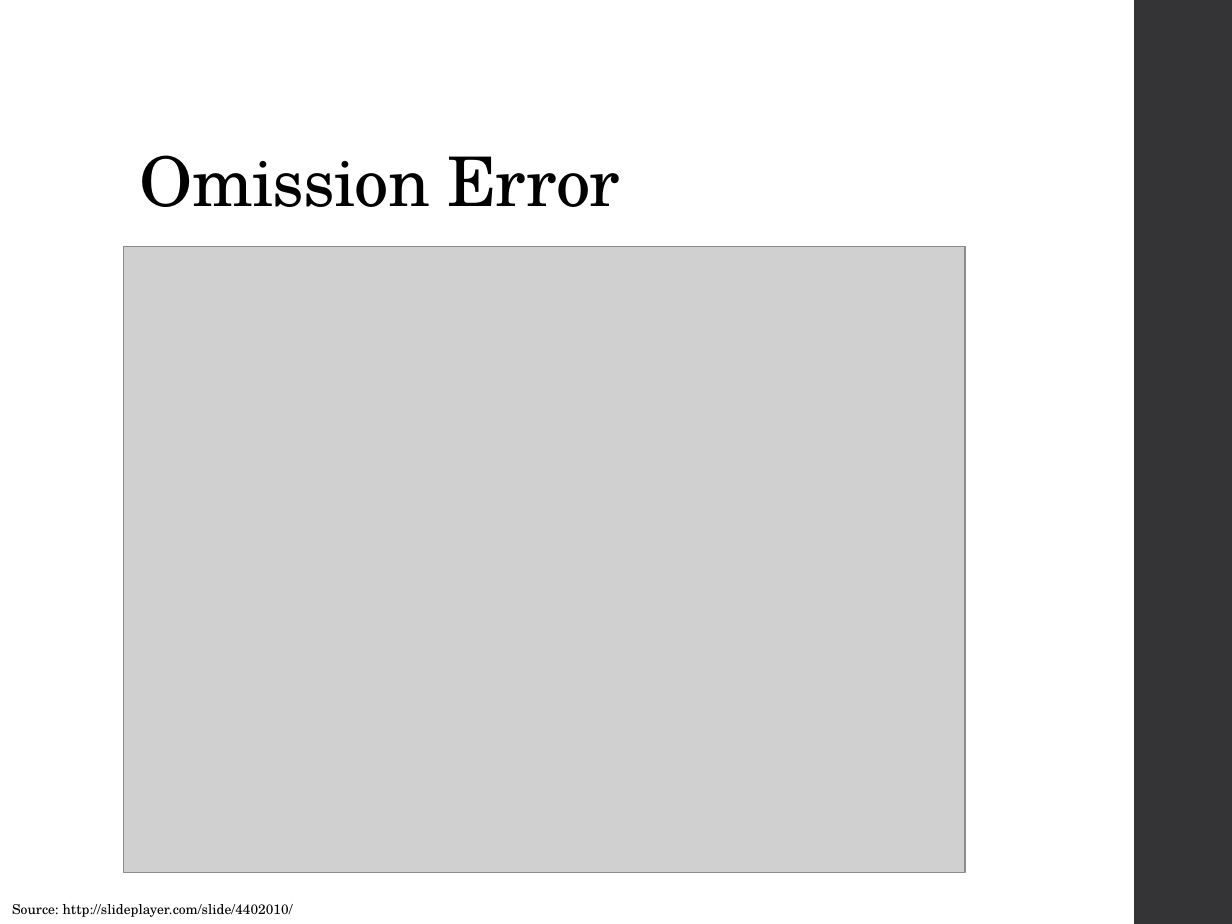
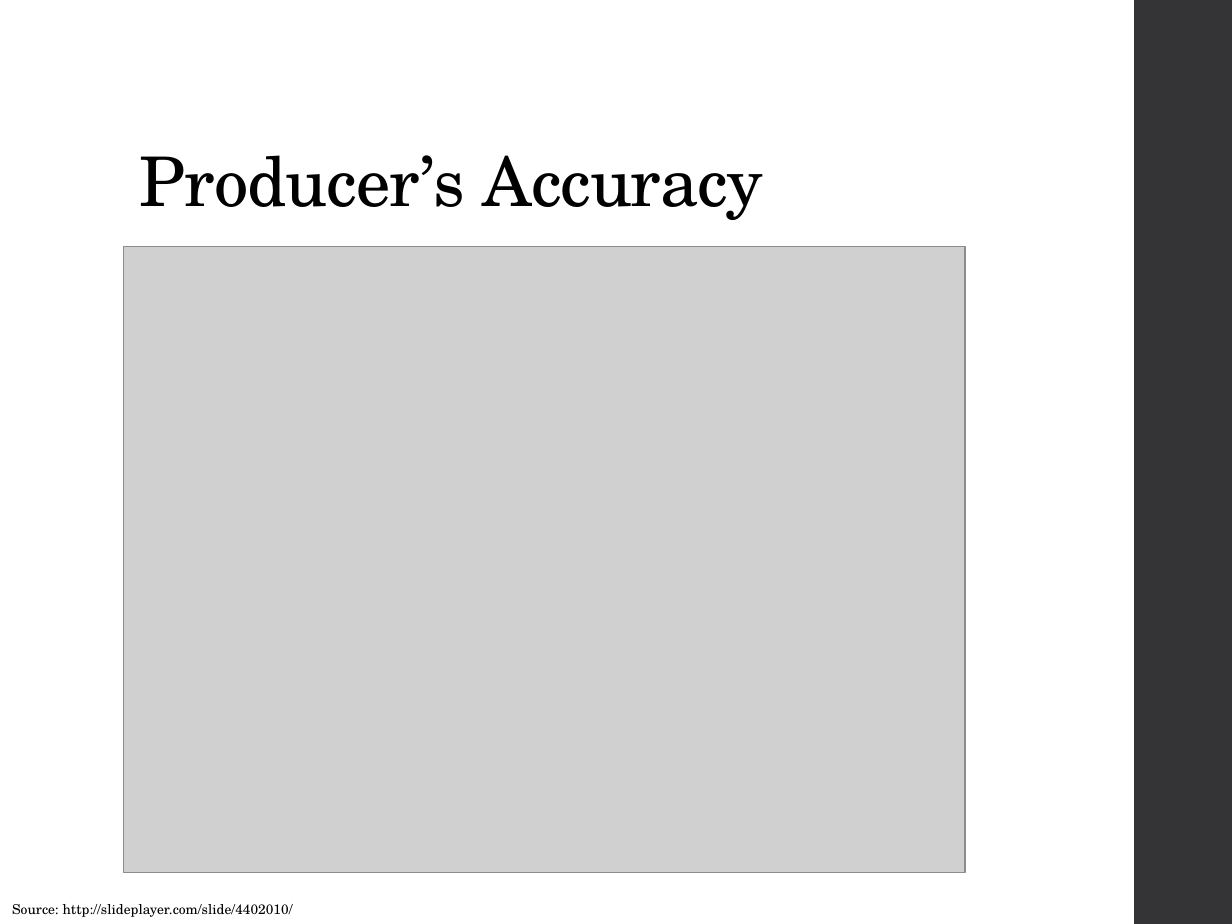
Before and after one commit to ncss-tech/stats_for_soil_survey, a slide deck: slide 20 of presentations/tree_models/Tree_models.pptx. Drawn at 1232x924 pixels with LibreOffice and Linux fonts; fonts in the diff are those of the drawing; grey boxes stand for pictures. Boxes give left, top, right and bottom in pixels: in the first picture for what was removed or moved away, otherwise in the second. Text is boxed around its words. In the diff, an @@ line names an element or a change of style, - is before the commit and + after.

Commit message:
minor edits

```diff
--- a/presentations/tree_models/Tree_models.pptx
+++ b/presentations/tree_models/Tree_models.pptx
@@ title at <box>140,155,764,220</box>: text changed @@
-Omission Error
+Producer’s Accuracy
```
Also in this commit, not shown: 1 other slide changed.
